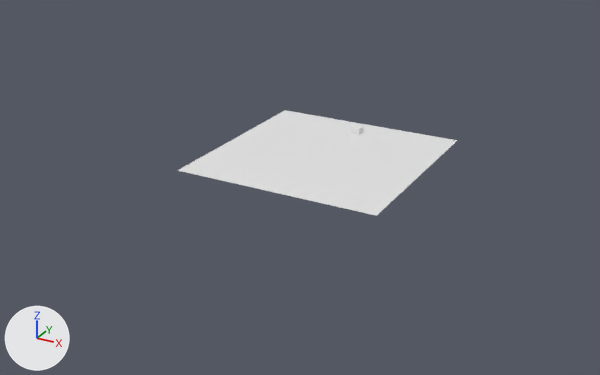
What one commit did to the Blender file blender/04 xr.blend.
Rendered twice from a 50 mm lens placed at (14.3, -27.9, 12.3), pointed at (-0.4, -1.3, -1.0). Every picture has the same lights, and +X, +Y and +Z are marked at lower left.

The older version as bpy lines, for what is in view:
```python
me_plane_001 = bpy.data.meshes.new('Plane.001')
me_plane_001.from_pydata([(-1.0, -1.0, 0.0), (1.0, -1.0, 0.0), (-1.0, 1.0, 0.0), (1.0, 1.0, 0.0)], [], [(0, 1, 3, 2)])
ob_plane = bpy.data.objects.new('Plane', me_plane_001)
ob_plane.location = (0.0, 0.0, 0.0)
ob_plane.scale = (4.19, 4.19, 4.19)
```
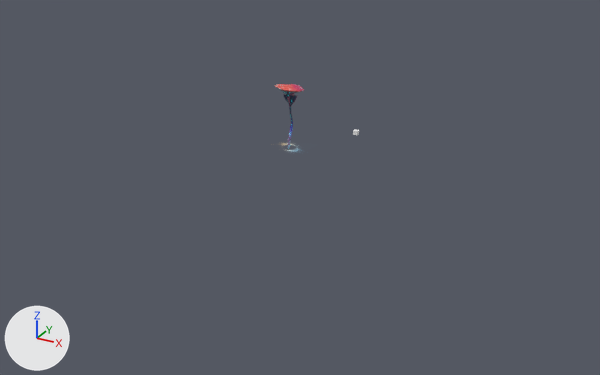
Location of each change, (x1, y1, x2, y2) in pixels of the pictures (600 x 375 px):
'Plane', recoloured, rescaled (white to grey, 94% wider, 106% taller)
    before: (177, 110, 458, 216)
    after: (27, 78, 572, 297)
'Mushroom01_Collection', added
    after: (275, 84, 304, 151)

The change, as a list of edits to the scene's bpy script:
```text
Add img_mushroom_patterns_emissive_png:
    img_mushroom_patterns_emissive_png = load_image('mushroom_patterns_emissive.png', 'textures/mushroom_patterns_emissive.png', 1024, 1024, 'sRGB')
Add img_light_swoosh_png:
    img_light_swoosh_png = load_image('light_swoosh.png', 'textures/light_swoosh.png', 1024, 1024, 'sRGB')
Add mat_desktop_plane:
    mat_desktop_plane = principled_material('Desktop Plane')
    mat_desktop_plane.base_color = (0.8, 0.8, 0.8)  # white #e7e7e7
    mat_desktop_plane.alpha = 0.0
Add mat_emissivemushroom:
    mat_emissivemushroom = bpy.data.materials.new('EmissiveMushroom')
    # colours: cyan #0db6bc
    # uses the picture img_mushroom_patterns_emissive_png
Add mat_floorswoosh:
    mat_floorswoosh = bpy.data.materials.new('FloorSwoosh')
    # colours: white #ffffff
    # uses the picture img_light_swoosh_png
Change me_plane_001:
    where me_plane_001.from_pydata(...)  # 4 vertices, 1 face; spans x -1.0..1.0, y -1.0..1.0, z 0.0
    add me_plane_001.materials.append(mat_desktop_plane)  # white #e7e7e7
Add me_plane_002:
    me_plane_002.from_pydata(...)  # 4 vertices, 1 face; spans x -1.0..1.0, y -1.0..1.0, z 0.0
    me_plane_002.materials.append(mat_floorswoosh)
Add col_mushroom01_collection:
    col_mushroom01_collection = bpy.data.collections.new('Mushroom01_Collection')
    col_mushroom01_collection.objects.link(ob_mushroom01)
    col_mushroom01_collection.objects.link(ob_lighting)
Change ob_plane:
    ob_plane.scale: (4.19, 4.19, 4.19) -> (8.11, 8.11, 8.11)
Add ob_mushroom01_collection:
    ob_mushroom01_collection = bpy.data.objects.new('Mushroom01_Collection', None)
    ob_mushroom01_collection.location = (0.0, 0.0, 0.0)
    ob_mushroom01_collection.instance_type = 'COLLECTION'
    ob_mushroom01_collection.instance_collection = col_mushroom01_collection
Add ob_mushroom01:
    ob_mushroom01 = bpy.data.objects.new('mushroom01', me_beziercurve.copy())  # the mesh of ob_mushroom01
    ob_mushroom01.location = (-1.605, 0.0, 0.0)
Add ob_lighting:
    ob_lighting = bpy.data.objects.new('Lighting', me_plane_002)
    ob_lighting.parent = ob_mushroom01
    ob_lighting.matrix_parent_inverse = Matrix(((1.0, 0.0, 0.0, 1.605), (0.0, 1.0, 0.0, 0.0), (0.0, 0.0, 1.0, 0.0), (0.0, 0.0, 0.0, 1.0)))
    ob_lighting.location = (-1.558, -0.0131, 0.0293)
    ob_lighting.scale = (0.885, 0.885, 0.885)
```
